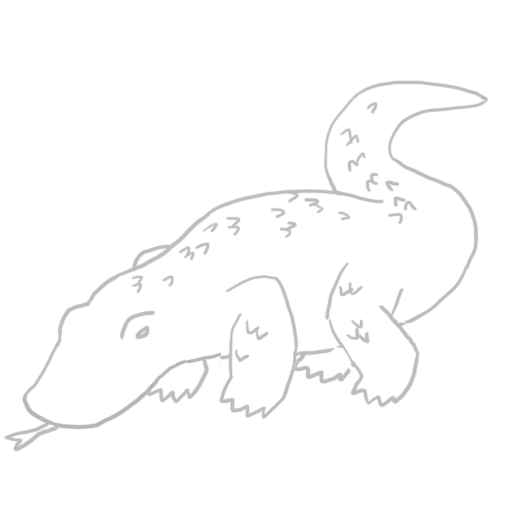
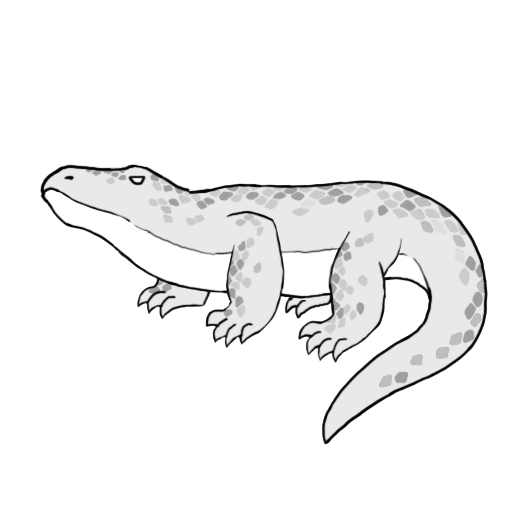
Layers edited between the first and the second w=512, h=512 image:
removed layer "레이어 6" (was 29%) over [3, 80, 489, 452]
removed layer "배경" over [3, 80, 489, 452]
added layer "레이어 10" above "레이어 11" over [40, 164, 206, 252]
added layer "레이어 11" above "레이어 14" over [205, 210, 288, 349]
added layer "레이어 14" above "레이어 15" over [297, 201, 403, 364]
added layer "레이어 15" above "레이어 17" over [320, 183, 488, 445]
added layer "레이어 17" above "레이어 13" over [108, 179, 437, 304]
added layer "레이어 13" above "레이어 12" over [284, 274, 334, 320]
added layer "레이어 12" over [136, 261, 214, 320]
